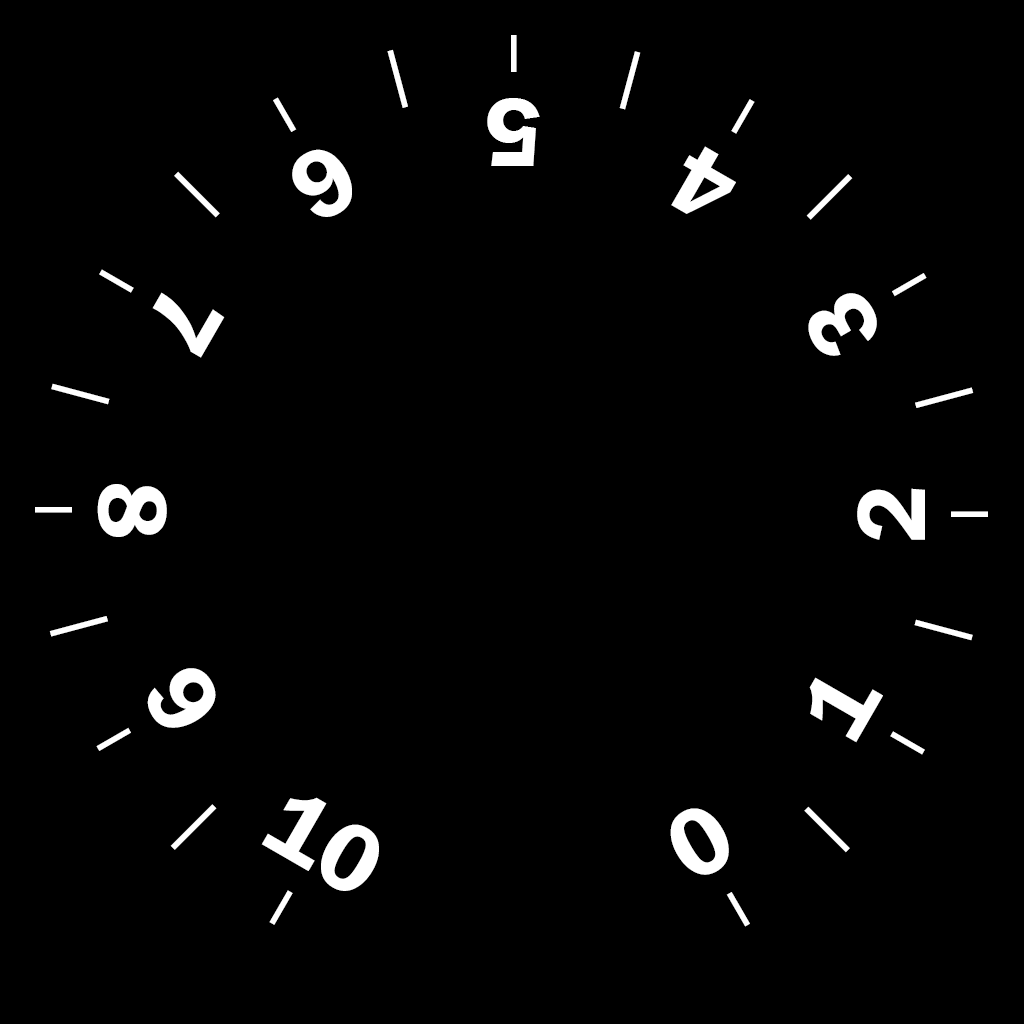
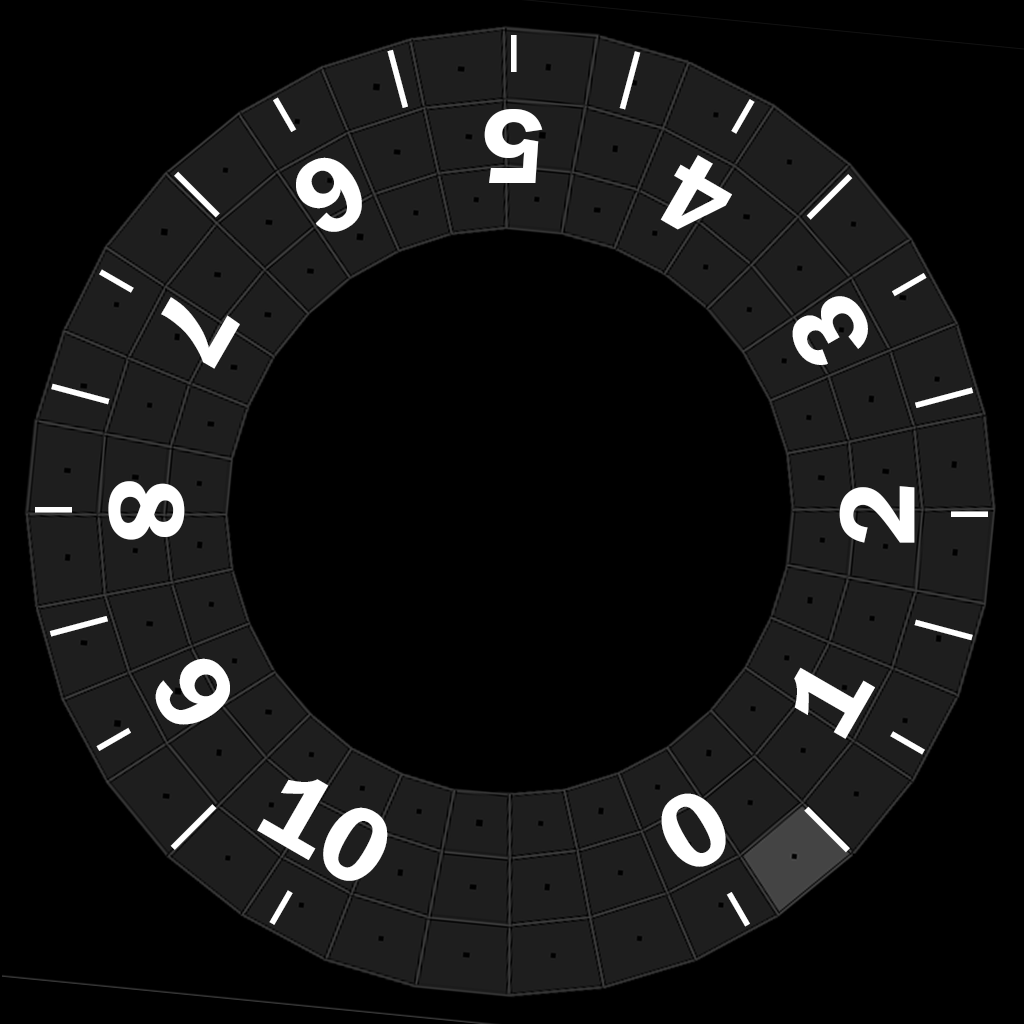
Comparing the layer stacks of the two w=1024, h=1024 images. Changes:
painted on "0" over (661, 793, 729, 875)
painted on "1" over (794, 667, 883, 743)
painted on "2" over (839, 486, 925, 543)
painted on "3" over (792, 293, 877, 365)
painted on "4" over (660, 146, 736, 230)
moved "8" above "106", painted on it over (97, 481, 185, 540)
renamed "10" to "106", painted on it over (257, 779, 388, 891)
painted on "9" over (147, 658, 230, 728)
painted on "7" over (152, 292, 240, 369)
painted on "6" over (292, 149, 362, 232)
painted on "5" over (484, 98, 543, 183)
showed "图层 3" over (2, 0, 1024, 1024)